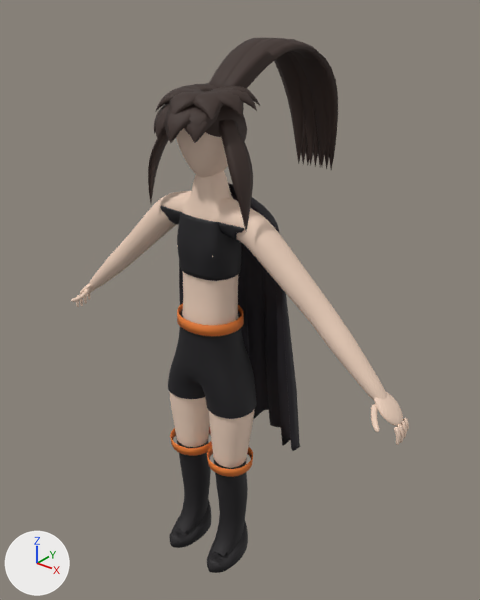
One commit to the glTF model public/assets/models/characters/shaula.glb: the scene before it, then after it.
Camera for both pictures: a camera (50 mm lens) standing at (1.323, -1.494, 2.029) and looking at (-0.048, 0.221, 0.966). The axes (+X, +Y, +Z) are drawn at lower left. The lights are the same throughout. The older version comes first. Vertices at exactly the same position are counted once.

The scene before the commit, as lines of its bpy script (objects in view):
```python
mat_m_shaula_hair = principled_material('M_shaula_hair')
mat_m_shaula_hair.base_color = (0.0423, 0.0232, 0.0176)  # brown #3a2a24
mat_m_shaula_hair.roughness = 0.7
me_shaula_belt = bpy.data.meshes.new('shaula_belt')
me_shaula_belt.from_pydata(...)  # 6511 vertices, 12604 faces; spans x -0.274..0.289, y -0.148..0.27, z 0.0..1.44
me_shaula_belt.materials.append(mat_m_shaula_vc_cloth)
me_shaula_body_003 = bpy.data.meshes.new('shaula_body.003')
me_shaula_body_003.from_pydata(...)  # 5238 vertices, 10384 faces; spans x -0.72..0.72, y -0.094..0.104, z 0.464..1.604
me_shaula_body_003.materials.append(mat_m_shaula_vc_skin)
me_shaula_hair = bpy.data.meshes.new('shaula_hair')
me_shaula_hair.from_pydata(...)  # 3833 vertices, 7324 faces; spans x -0.199..0.199, y -0.169..0.619, z 1.365..1.858
me_shaula_hair.materials.append(mat_m_shaula_hair)  # brown #3a2a24
ob_shaula_hair = bpy.data.objects.new('shaula_hair', me_shaula_hair)
ob_shaula_hair.location = (0.0, 0.0, 0.0)
ob_shaula_main = bpy.data.objects.new('shaula_main', me_shaula_belt)
ob_shaula_main.location = (0.0, 0.0, 0.0)
ob_shaula_skin = bpy.data.objects.new('shaula_skin', me_shaula_body_003)
ob_shaula_skin.location = (0.0, 0.0, 0.0)
# also in view: 'shaula_head' at (0.0, 0.025, 1.6)
```
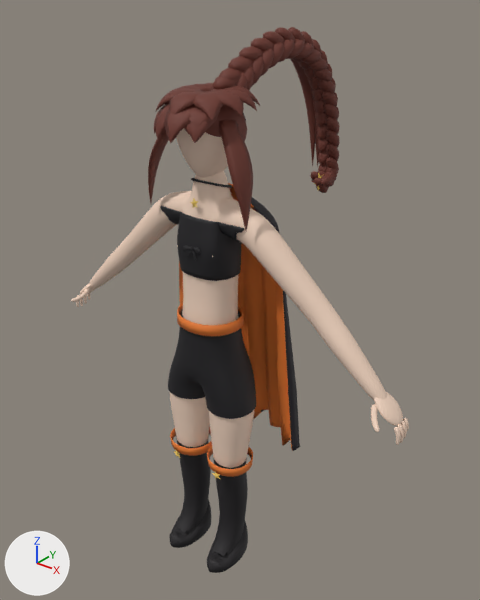
Boxes [x1, y1, x2, y2] around the edits, measured in the pictures (480 x 600 px):
'shaula_main', reshaped (29% wider, 40% taller)
    before: [161, 183, 300, 573]
    after: [161, 27, 340, 573]
'shaula_hair', recoloured, reshaped (9% narrower)
    before: [148, 38, 338, 231]
    after: [148, 46, 320, 231]
part 1 of me_shaula_hair, rebuilt
    before: [313, 119, 319, 167]
    after: [315, 126, 319, 167]
part 2 of me_shaula_hair, rebuilt (mostly hidden before)
    before: [306, 145, 309, 165]
    after: [238, 46, 316, 166]
part 3 of me_shaula_hair, rebuilt (not visible afterwards)
    before: [209, 38, 304, 164]
part 4 of me_shaula_hair, rebuilt (not visible afterwards)
    before: [240, 40, 330, 169]
part 5 of me_shaula_hair, reshaped (mostly hidden afterwards)
    before: [222, 38, 338, 170]
    after: [307, 77, 320, 152]
part 6 of me_shaula_belt, added (brown)
    after: [182, 27, 340, 261]
part 7 of me_shaula_belt, added
    after: [174, 449, 221, 480]
part 8 of me_shaula_belt, recoloured (black to orange)
    both: [179, 183, 293, 451]

The change, as a list of edits to the scene's bpy script:
```text
Change mat_m_shaula_hair:
    mat_m_shaula_hair.base_color: (0.0423, 0.0232, 0.0176) -> (0.144, 0.0319, 0.0194)  # brown #3a2a24 -> dark red #6a3226
Add mat_m_shaula_vc_hair:
    mat_m_shaula_vc_hair = bpy.data.materials.new('M_shaula_vc_hair')
    mat_m_shaula_vc_hair.use_nodes = True; mat_m_shaula_vc_hair.node_tree.nodes.clear()
    _N = mat_m_shaula_vc_hair.node_tree.nodes; _L = mat_m_shaula_vc_hair.node_tree.links
    n0 = _N.new('ShaderNodeBsdfPrincipled'); n0.name = 'Principled BSDF'
    n0.inputs[2].default_value = 0.7  # 'Roughness'
    n1 = _N.new('ShaderNodeOutputMaterial'); n1.name = 'Material Output'
    n2 = _N.new('ShaderNodeVertexColor'); n2.name = 'Color Attribute'
    _L.new(n0.outputs[0], n1.inputs[0])  # 'BSDF' to 'Surface'
    _L.new(n2.outputs[0], n0.inputs[0])  # 'Color' to 'Base Color'
Add mat_m_shaula_vc_metal:
    mat_m_shaula_vc_metal = bpy.data.materials.new('M_shaula_vc_metal')
    mat_m_shaula_vc_metal.use_nodes = True; mat_m_shaula_vc_metal.node_tree.nodes.clear()
    _N = mat_m_shaula_vc_metal.node_tree.nodes; _L = mat_m_shaula_vc_metal.node_tree.links
    n0 = _N.new('ShaderNodeBsdfPrincipled'); n0.name = 'Principled BSDF'
    n0.inputs[2].default_value = 0.7  # 'Roughness'
    n1 = _N.new('ShaderNodeOutputMaterial'); n1.name = 'Material Output'
    n2 = _N.new('ShaderNodeVertexColor'); n2.name = 'Color Attribute'
    _L.new(n0.outputs[0], n1.inputs[0])  # 'BSDF' to 'Surface'
    _L.new(n2.outputs[0], n0.inputs[0])  # 'Color' to 'Base Color'
Change me_shaula_hair:
    remove me_shaula_hair.from_pydata(...)  # 3833 vertices, 7324 faces; spans x -0.199..0.199, y -0.169..0.619, z 1.365..1.858
    add me_shaula_hair.from_pydata(...)  # 3377 vertices, 6444 faces; spans x -0.199..0.199, y -0.169..0.619, z 1.365..1.855
    me_shaula_hair part 1: the loose piece of 114 vertices spanning x -0.057..0.057, y 0.054..0.613, z 1.389..1.854 is rebuilt with 114 vertices and now spans x -0.035..0.038, y 0.06..0.619, z 1.386..1.85
    me_shaula_hair part 2: the loose piece of 114 vertices spanning x -0.085..0.035, y 0.058..0.617, z 1.386..1.852 is rebuilt with 114 vertices and now spans x -0.046..0.024, y 0.053..0.612, z 1.389..1.853
    me_shaula_hair part 3: the loose piece of 114 vertices spanning x -0.111..0.026, y 0.044..0.601, z 1.39..1.858 is rebuilt with 114 vertices and now spans x -0.021..0.07, y 0.055..0.611, z 1.388..1.852
    me_shaula_hair part 4: the loose piece of 114 vertices spanning x -0.029..0.098, y 0.051..0.61, z 1.388..1.855 is rebuilt with 114 vertices and now spans x -0.014..0.087, y 0.06..0.615, z 1.385..1.849
    me_shaula_hair part 5: 569 vertices removed from x -0.098..0.115, y 0.047..0.619, z 1.385..1.857; 113 vertices added at x -0.027..0.054, y 0.049..0.607, z 1.391..1.855
Change me_shaula_belt:
    remove me_shaula_belt.from_pydata(...)  # 6511 vertices, 12604 faces; spans x -0.274..0.289, y -0.148..0.27, z 0.0..1.44
    add me_shaula_belt.from_pydata(...)  # 10390 vertices, 20050 faces; spans x -0.274..0.289, y -0.148..0.662, z 0.0..1.89
    me_shaula_belt part 6: 3855 vertices added at x -0.059..0.102, y -0.096..0.662, z 1.238..1.89
    me_shaula_belt part 7: 24 vertices added at x -0.117..0.113, y -0.1..-0.087, z 0.417..0.456
    me_shaula_belt part 8: 1130 kept faces spanning x -0.274..0.285, y 0.054..0.265, z 0.467..1.44 get new vertex colours; the middle colour goes from black #221e24 to orange #e67a2e
    add me_shaula_belt.materials.append(mat_m_shaula_vc_metal)
    add me_shaula_belt.materials.append(mat_m_shaula_vc_hair)
```
